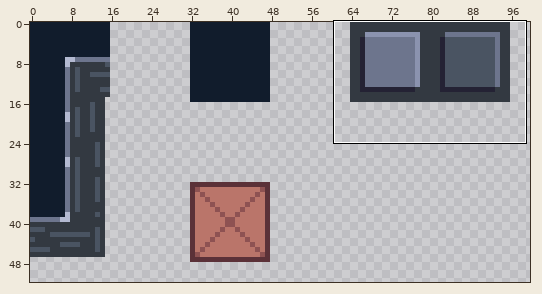
Pixel-art file: TileMap/Assets/AllTiles.aseprite. Above: a wide view before the commit, with the close-up outlined.
Close-up. Before the commit:
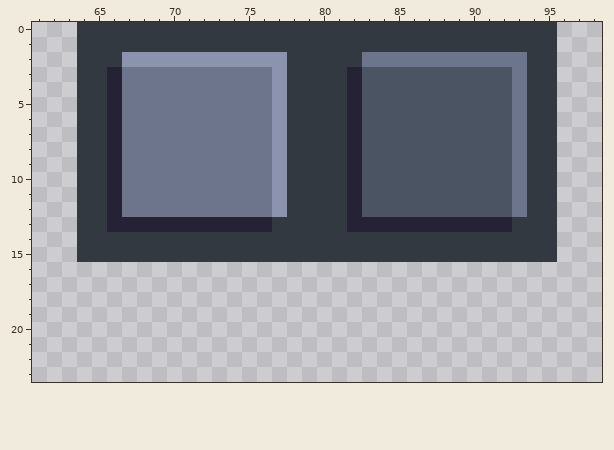
400x400 pixels, 1 frame. Shown: x 61..98, y 0..23. The wide view leaves out empty margins.
Now the later version:
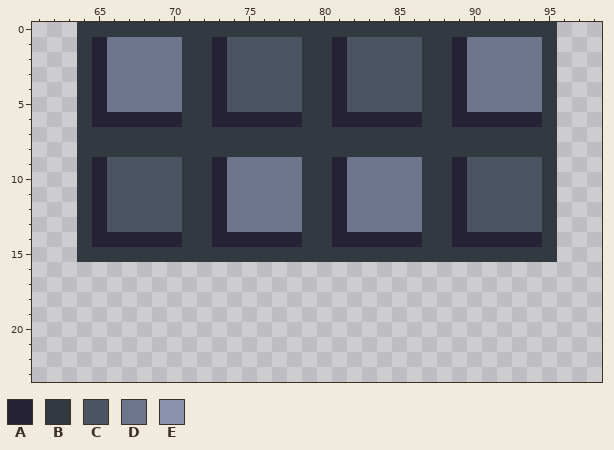
Palette (. is transparent): A #242234  B #333941  C #4a5462  D #6d758d  E #8b93af
Changes in this commit:
{"y":1,"x":65,"old":"BBBBBB","new":"ADDDDD"}
{"y":1,"x":73,"old":"BBBBBB","new":"ACCCCC"}
{"y":1,"x":81,"old":"BBBBBB","new":"ACCCCC"}
{"y":1,"x":89,"old":"BBBBBB","new":"ADDDDD"}
{"y":2,"x":65,"old":"BBEEEEEEEEEEEB","new":"ADDDDDBBACCCCC"}
{"y":2,"x":81,"old":"BBDDDDDDD","new":"ACCCCCBBA"}
{"y":2,"x":94,"old":"B","new":"D"}
{"y":3,"x":65,"old":"BA","new":"AD"}
{"y":3,"x":71,"old":"DDDDDDEB","new":"BBACCCCC"}
{"y":3,"x":81,"old":"BA","new":"AC"}
{"y":3,"x":87,"old":"CCCCCC","new":"BBADDD"}
{"y":3,"x":94,"old":"B","new":"D"}
{"y":4,"x":65,"old":"BA","new":"AD"}
{"y":4,"x":71,"old":"DDDDDDEB","new":"BBACCCCC"}
{"y":4,"x":81,"old":"BA","new":"AC"}
{"y":4,"x":87,"old":"CCCCCC","new":"BBADDD"}
{"y":4,"x":94,"old":"B","new":"D"}
{"y":5,"x":65,"old":"BA","new":"AD"}
{"y":5,"x":71,"old":"DDDDDDEB","new":"BBACCCCC"}
{"y":5,"x":81,"old":"BA","new":"AC"}
{"y":5,"x":87,"old":"CCCCCC","new":"BBADDD"}
{"y":5,"x":94,"old":"B","new":"D"}
{"y":6,"x":65,"old":"B","new":"A"}
{"y":6,"x":67,"old":"DDDDDDDDDDEB","new":"AAAABBAAAAAA"}
{"y":6,"x":81,"old":"B","new":"A"}
{"y":6,"x":83,"old":"CCCCCCCCCCDB","new":"AAAABBAAAAAA"}
{"y":7,"x":66,"old":"ADDDDDDDDDDE","new":"BBBBBBBBBBBB"}
{"y":7,"x":82,"old":"ACCCCCCCCCCD","new":"BBBBBBBBBBBB"}
{"y":8,"x":66,"old":"ADDDDDDDDDDE","new":"BBBBBBBBBBBB"}
{"y":8,"x":82,"old":"ACCCCCCCCCCD","new":"BBBBBBBBBBBB"}
{"y":9,"x":65,"old":"BADDDDDDD","new":"ACCCCCBBA"}
{"y":9,"x":77,"old":"EB","new":"DD"}
{"y":9,"x":81,"old":"BACCCCCCC","new":"ADDDDDBBA"}
{"y":9,"x":93,"old":"DB","new":"CC"}
{"y":10,"x":65,"old":"BADDDDDDD","new":"ACCCCCBBA"}
{"y":10,"x":77,"old":"EB","new":"DD"}
{"y":10,"x":81,"old":"BACCCCCCC","new":"ADDDDDBBA"}
{"y":10,"x":93,"old":"DB","new":"CC"}
{"y":11,"x":65,"old":"BADDDDDDD","new":"ACCCCCBBA"}
{"y":11,"x":77,"old":"EB","new":"DD"}
{"y":11,"x":81,"old":"BACCCCCCC","new":"ADDDDDBBA"}
{"y":11,"x":93,"old":"DB","new":"CC"}
{"y":12,"x":65,"old":"BADDDDDDD","new":"ACCCCCBBA"}
{"y":12,"x":77,"old":"EB","new":"DD"}
{"y":12,"x":81,"old":"BACCCCCCC","new":"ADDDDDBBA"}
{"y":12,"x":93,"old":"DB","new":"CC"}
{"y":13,"x":65,"old":"BAAAAAAA","new":"ACCCCCBB"}
{"y":13,"x":74,"old":"AAABB","new":"DDDDD"}
{"y":13,"x":81,"old":"BAAAAAAA","new":"ADDDDDBB"}
{"y":13,"x":90,"old":"AAABB","new":"CCCCC"}
{"y":14,"x":65,"old":"BBBBBB","new":"AAAAAA"}
{"y":14,"x":73,"old":"BBBBBB","new":"AAAAAA"}
{"y":14,"x":81,"old":"BBBBBB","new":"AAAAAA"}
{"y":14,"x":89,"old":"BBBBBB","new":"AAAAAA"}
{"label":"changed","picture_box":[92,37,542,247]}
